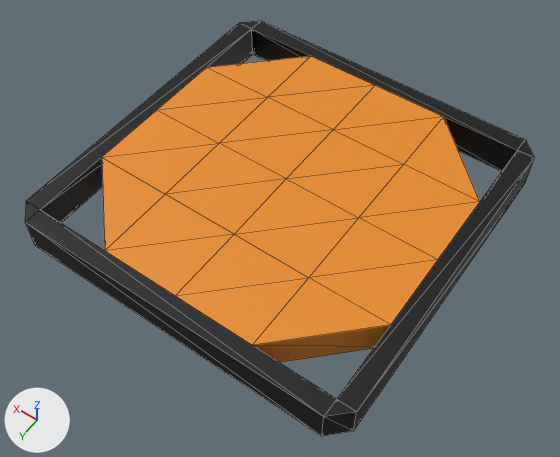
What one commit did to the glTF model assets/blender/export/jumpplate.glb.
Rendered twice from a camera (50 mm lens) standing at (-1.56, 2.24, 3.16) and looking at (-0.06, 0.15, -0.12). Lighting does not change. The marker at lower left points along +X, +Y and +Z. The picture after the commit comes second. Mesh edges are drawn as thin lines. Where no turn or scale is listed for an object, it has been applied to the vertices.
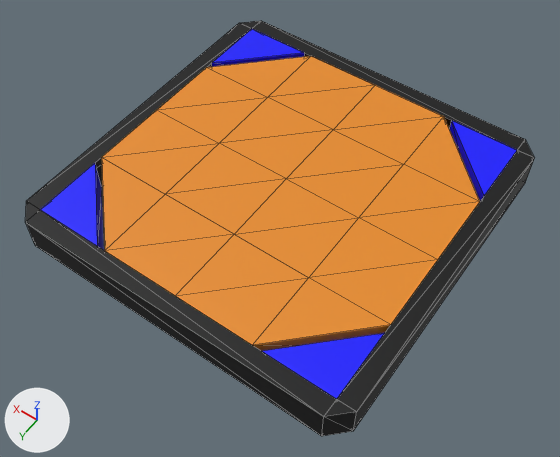
Location of each change, [x1, y1, x2, y2] in pixels of the pictures (560 x 457 px):
'Cube.010', added (blue)
    after: [262, 333, 384, 399]
'Cube.009', added (blue)
    after: [40, 163, 104, 250]
'Cube.011', added (blue)
    after: [449, 120, 517, 201]
'Cube.008', added (blue)
    after: [212, 29, 305, 67]

The change, as a list of edits to the scene's bpy script:
```text
Add mat_blue:
    mat_blue = principled_material('Blue')
    mat_blue.base_color = (0.0, 0.0, 1.0)  # blue #0000ff
Add me_cube_012:
    me_cube_012.from_pydata([(-0.9, -0.5, -0.1), (-0.9, -0.5, 0.1), (-0.9, -0.9, -0.1), (-0.9, -0.9, 0.1), (-0.5, -0.9, -0.1), (-0.5, -0.9, 0.1)], [], [(4, 5, 3), (4, 3, 2), (2, 3, 1), (2, 1, 0), (3, 5, 1), (2, 0, 4), (0, 1, 5), (0, 5, 4)])
    me_cube_012.materials.append(mat_blue)  # blue #0000ff
Add me_cube_011:
    me_cube_011.from_pydata([(-0.5, 0.9, -0.1), (-0.5, 0.9, 0.1), (-0.9, 0.9, -0.1), (-0.9, 0.9, 0.1), (-0.9, 0.5, -0.1), (-0.9, 0.5, 0.1)], [], [(4, 5, 3), (4, 3, 2), (2, 3, 1), (2, 1, 0), (3, 5, 1), (2, 0, 4), (0, 1, 5), (0, 5, 4)])
    me_cube_011.materials.append(mat_blue)  # blue #0000ff
Add me_cube_004:
    me_cube_004.from_pydata([(0.9, 0.5, -0.1), (0.9, 0.5, 0.1), (0.9, 0.9, -0.1), (0.9, 0.9, 0.1), (0.5, 0.9, -0.1), (0.5, 0.9, 0.1)], [], [(4, 5, 3), (4, 3, 2), (2, 3, 1), (2, 1, 0), (3, 5, 1), (2, 0, 4), (0, 1, 5), (0, 5, 4)])
    me_cube_004.materials.append(mat_blue)  # blue #0000ff
Add me_cube:
    me_cube.from_pydata([(0.5, -0.9, -0.1), (0.5, -0.9, 0.1), (0.9, -0.9, -0.1), (0.9, -0.9, 0.1), (0.9, -0.5, -0.1), (0.9, -0.5, 0.1)], [], [(4, 5, 3), (4, 3, 2), (2, 3, 1), (2, 1, 0), (3, 5, 1), (2, 0, 4), (0, 1, 5), (0, 5, 4)])
    me_cube.materials.append(mat_blue)  # blue #0000ff
Add ob_cube_011:
    ob_cube_011 = bpy.data.objects.new('Cube.011', me_cube_012)
    ob_cube_011.location = (0.0, 0.0, 0.0)
Add ob_cube_010:
    ob_cube_010 = bpy.data.objects.new('Cube.010', me_cube_011)
    ob_cube_010.location = (0.0, 0.0, 0.0)
Add ob_cube_009:
    ob_cube_009 = bpy.data.objects.new('Cube.009', me_cube_004)
    ob_cube_009.location = (0.0, 0.0, 0.0)
Add ob_cube_008:
    ob_cube_008 = bpy.data.objects.new('Cube.008', me_cube)
    ob_cube_008.location = (0.0, 0.0, 0.0)
```
